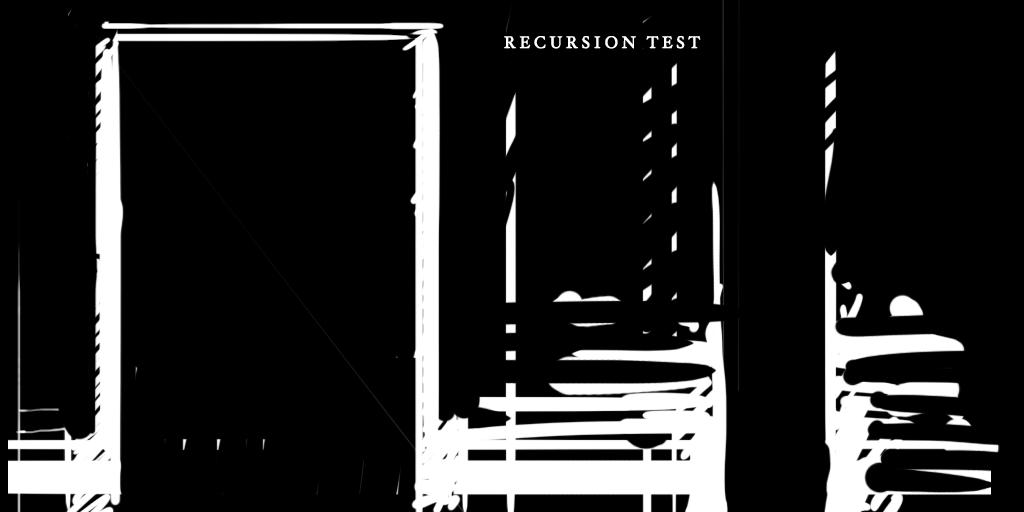
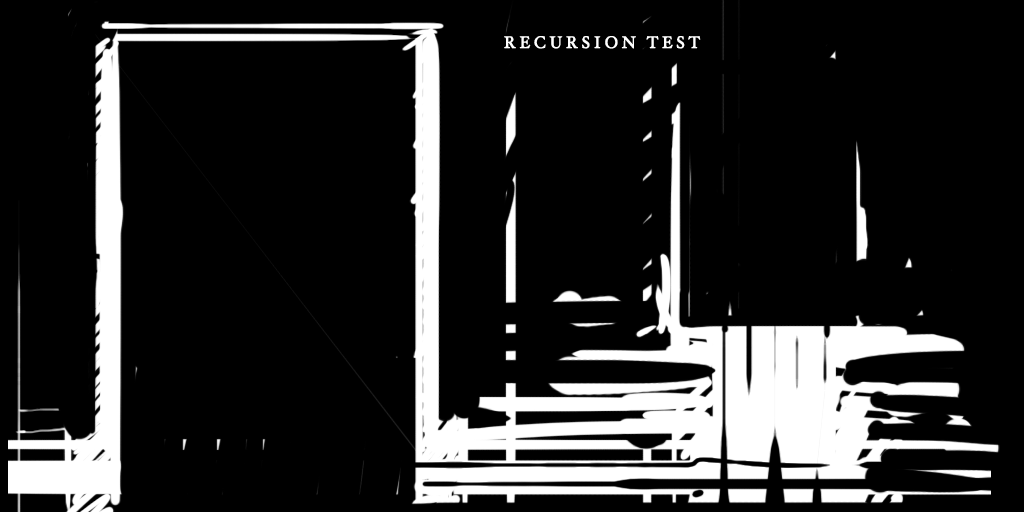
Before/after of a 1024 x 512 layered artwork. What changed in the layer stack:
added layer "Layer 9" above "Layer 7" over [400, 457, 991, 512]
added layer "Layer 7" above "Layer 6" over [683, 56, 909, 512]
added layer "Layer 6" above "Layer 8" over [678, 58, 858, 332]
added layer "Layer 8" above "Layer 4" over [635, 102, 923, 360]
